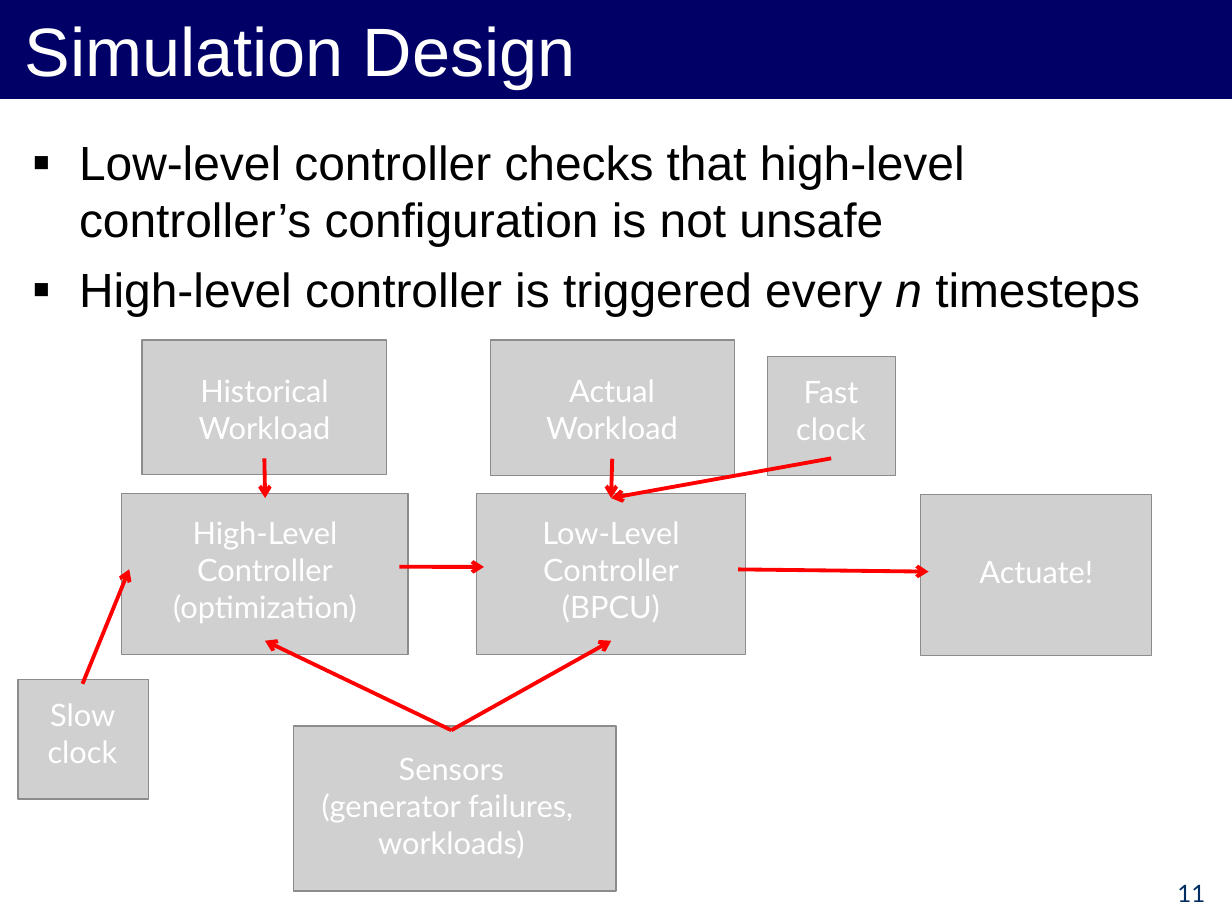
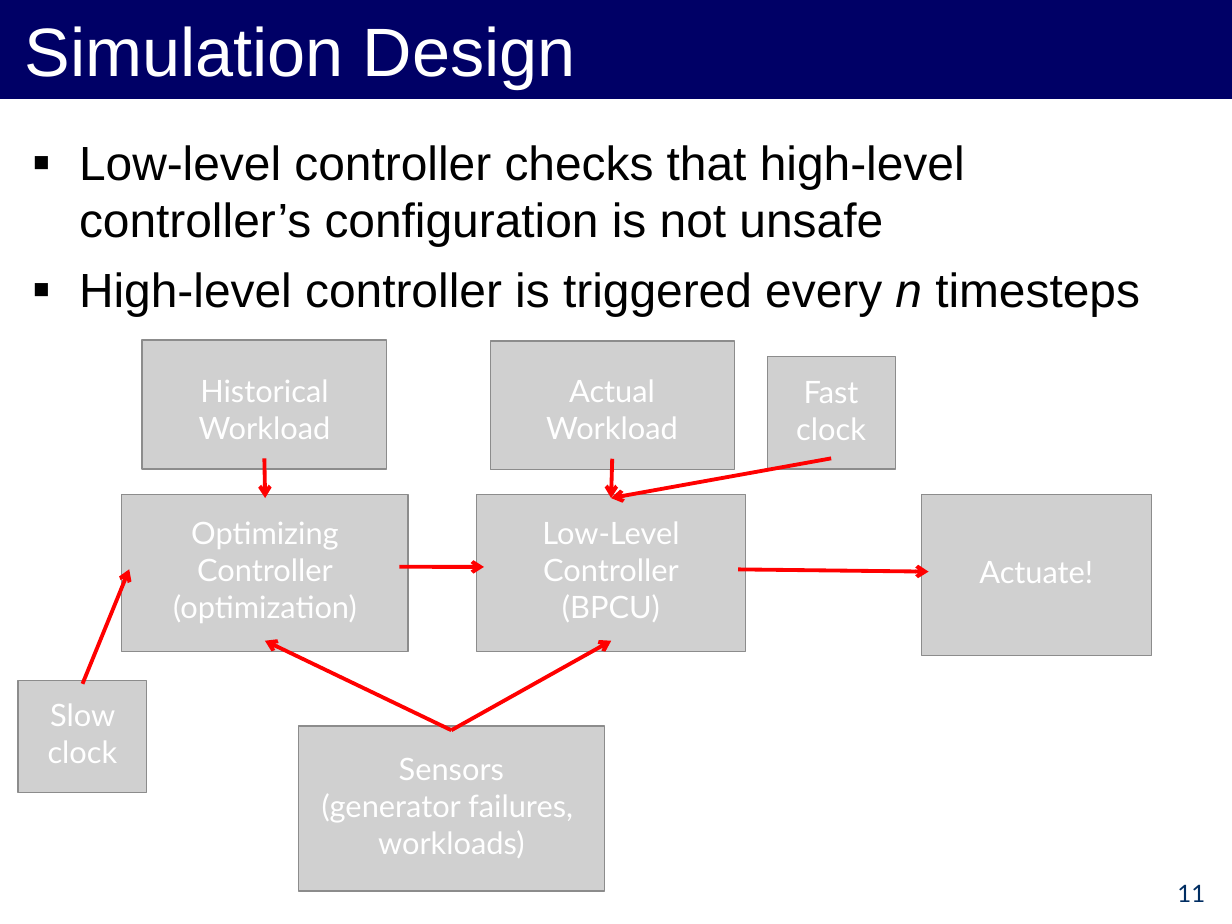
Before and after one commit to forresti/optimal_load_management, a slide deck: slide 11 of project/12-3-12_Presentation.ppt. Drawn at 1232x924 pixels with LibreOffice and Linux fonts; fonts in the diff are those of the drawing; grey boxes stand for pictures. Boxes give left, top, right and bottom in pixels: in the first picture for what was removed or moved away, otherwise in the second. Text is boxed around its words. In the diff, an @@ line names an element or a change of style, - is before the commit and + after.

```diff
--- a/project/12-3-12_Presentation.ppt
+++ b/project/12-3-12_Presentation.ppt
@@ picture: place and size @@
-picture at (142,340,387,474)
+picture at (142,340,387,469)
@@ picture: place and size @@
-picture at (490,340,734,476)
+picture at (490,341,734,471)
@@ picture: place and size @@
-picture at (768,356,896,476)
+picture at (768,356,896,468)
@@ picture: place and size @@
-picture at (122,494,409,655)
+picture at (122,494,409,650)
@@ picture: place and size @@
-picture at (477,494,747,655)
+picture at (477,494,747,650)
@@ text at (191,522,339,581): text changed @@
-High-Level Controller
+Optimizing Controller
@@ picture: place and size @@
-picture at (18,679,149,798)
+picture at (18,680,147,792)
@@ picture: place and size @@
-picture at (293,726,616,891)
+picture at (298,726,605,891)
```
Also in this commit, not shown: 13 other slides changed, 5 slides added, 6 slides removed, 7 other files.
